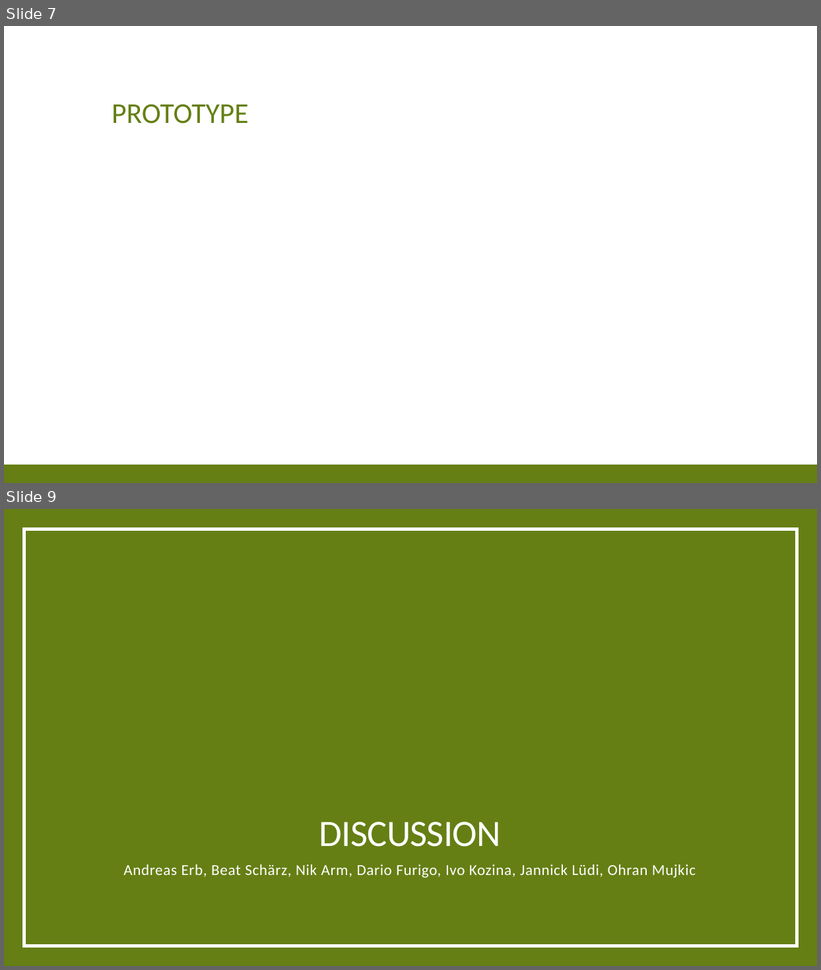
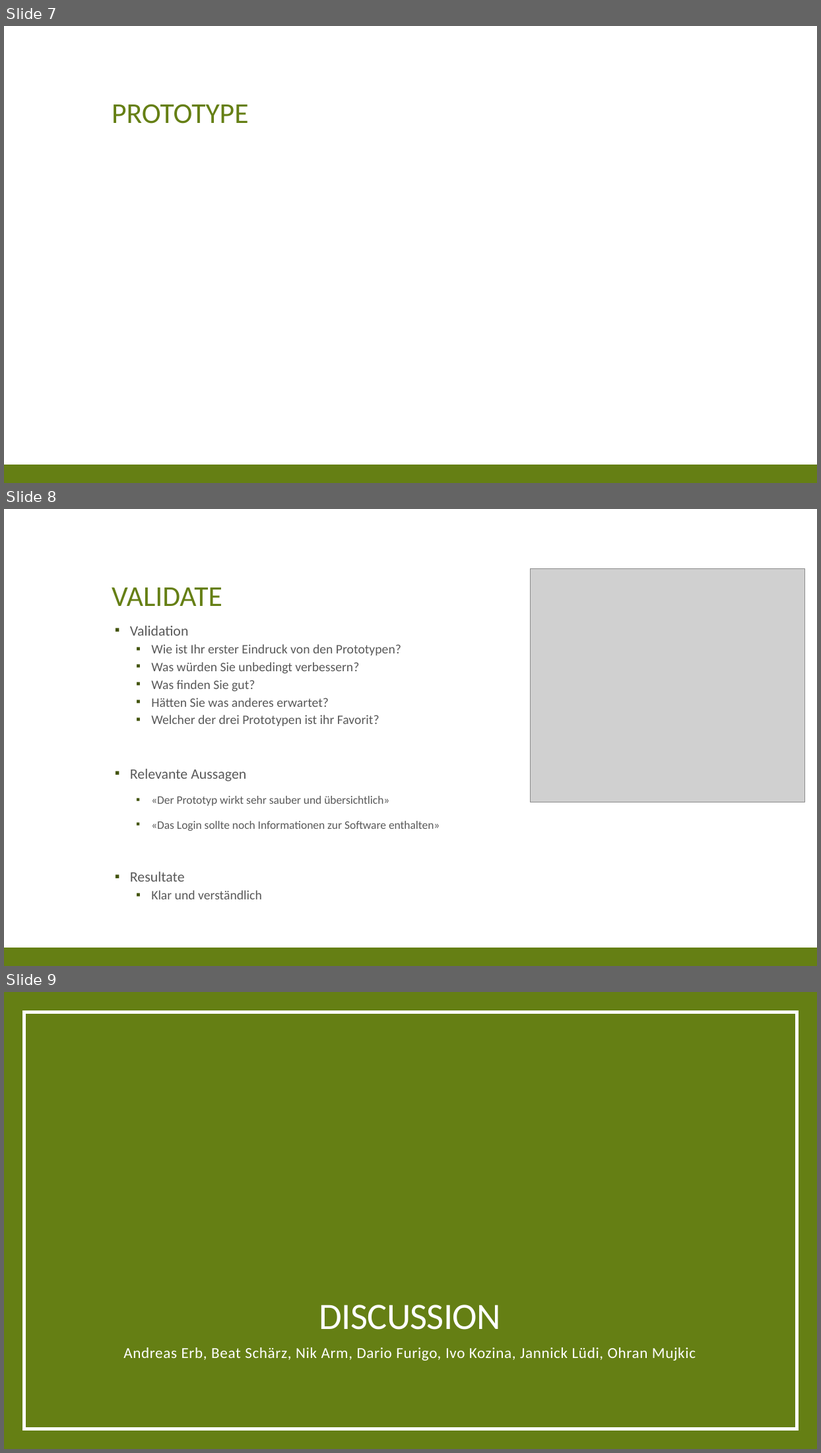
Before and after one commit to res13/ch.bfh.bti7081.s2018.white, a slide deck: doc/Presentation.pptx. Shown one above the other, each under a label of ours: slides 7 and 9 before the commit, slides 7, 8 and 9 after it; the slides between them are not shown. The pictures are 821x970 and 821x1453 pixels, drawn with LibreOffice and Linux fonts; fonts in the diff are those of the drawing; grey boxes stand for pictures. Boxes give left, top, right and bottom in pixels: in the first picture for what was removed or moved away, otherwise in the second. Text is boxed around its words. In the diff, an @@ line names an element or a change of style, - is before the commit and + after.

Commit message:
Add Validation to doc & pres

```diff
--- a/doc/Presentation.pptx
+++ b/doc/Presentation.pptx
@@ slide 8 added at box(4, 509, 817, 966), background #FFFFFF; not listed: 1 template element that a slide beside it also shows @@
@@ title added at box(112, 588, 222, 606), 34 pt, text #657F14 @@
+VALIDATE
@@ picture added at box(531, 569, 805, 803) @@
@@ text added at box(130, 626, 440, 900), 15.3 pt, text #595959 @@
+▪ Validation
+  ▪ Wie ist Ihr erster Eindruck von den Prototypen?
+  ▪ Was würden Sie unbedingt verbessern?
+  ▪ Was finden Sie gut?
+  ▪ Hätten Sie was anderes erwartet?
+  ▪ Welcher der drei Prototypen ist ihr Favorit?
+  ▪ Relevante Aussagen
+    ▪ «Der Prototyp wirkt sehr sauber und übersichtlich»
+    ▪ «Das Login sollte noch Informationen zur Software enthalten»
+▪ Resultate
+  ▪ Klar und verständlich
```
Also in this commit, not shown: 1 slide removed, 1 other file.
